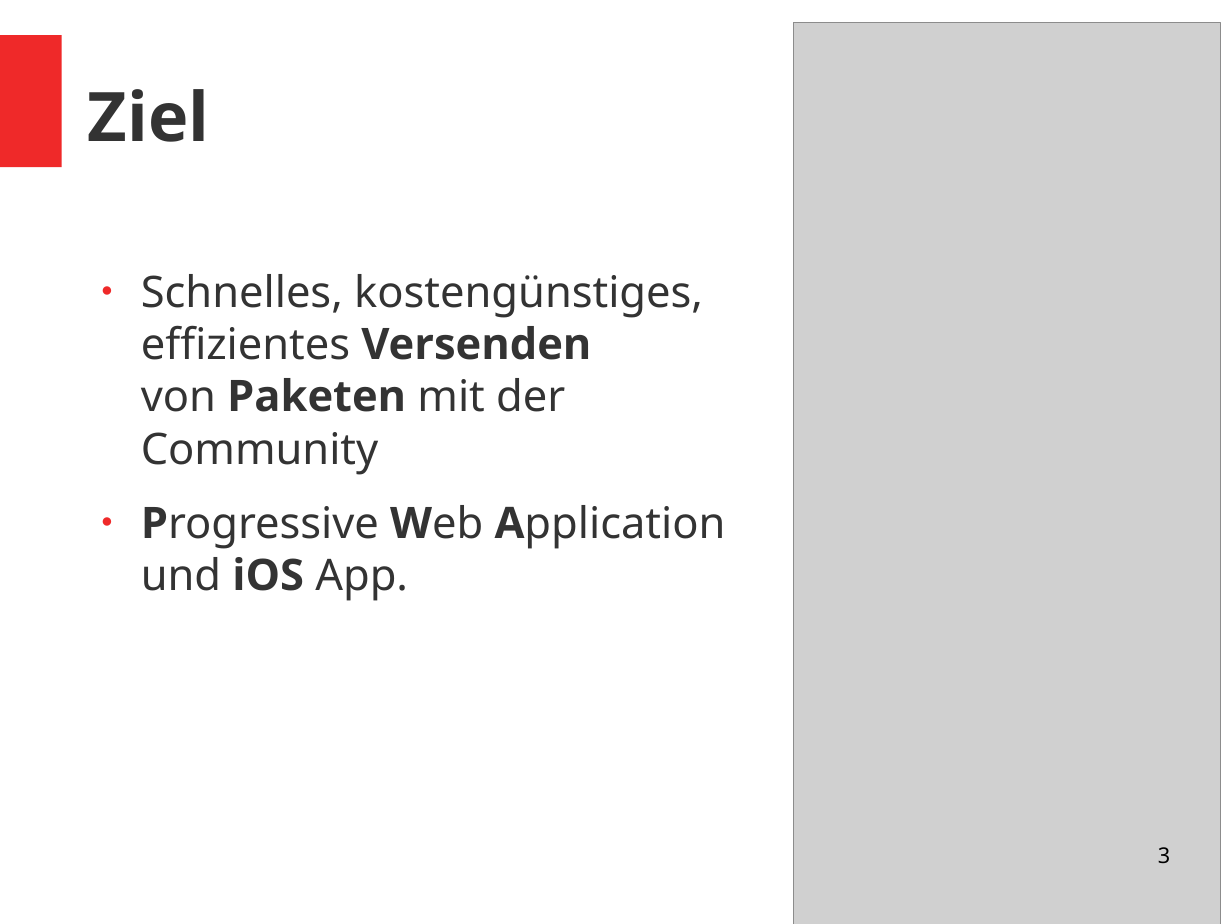
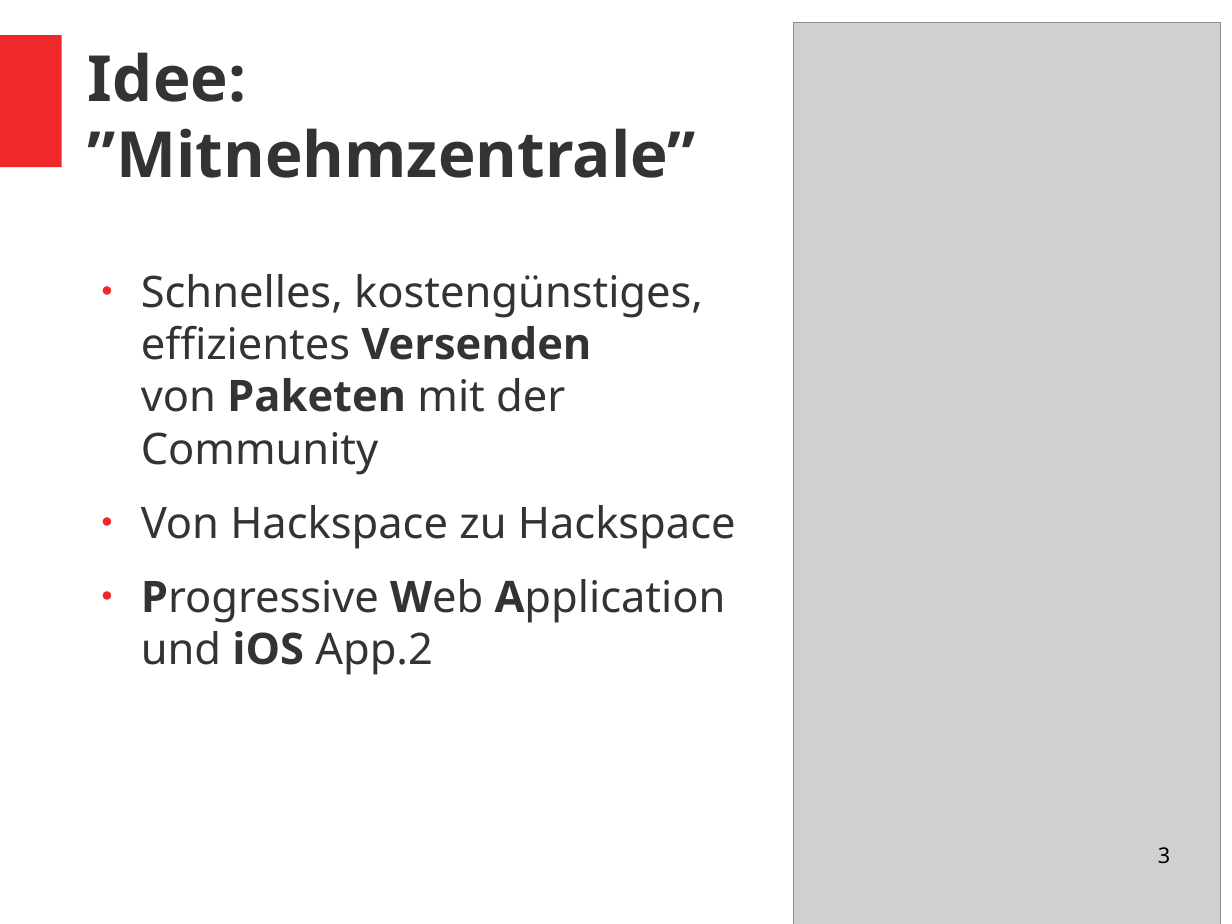
Before and after one commit to Jugendhackt/alpakapost-backend, a slide deck: slide 3 of prezi.odp. Drawn at 1232x924 pixels with LibreOffice and Linux fonts; fonts in the diff are those of the drawing; grey boxes stand for pictures. Boxes give left, top, right and bottom in pixels: in the first picture for what was removed or moved away, otherwise in the second. Text is boxed around its words. In the diff, an @@ line names an element or a change of style, - is before the commit and + after.

```diff
--- a/prezi.odp
+++ b/prezi.odp
@@ title at box(88, 52, 696, 178): text changed; size 44 to 41 pt @@
-Ziel
+Idee:
+”Mitnehmzentrale”
@@ text at box(141, 505, 736, 675): text changed @@
-● Progressive Web Application
-  und iOS App.
+● Von Hackspace zu Hackspace
+● Progressive Web Application
+  und iOS App.2
```
Also in this commit, not shown: 3 other slides changed.
